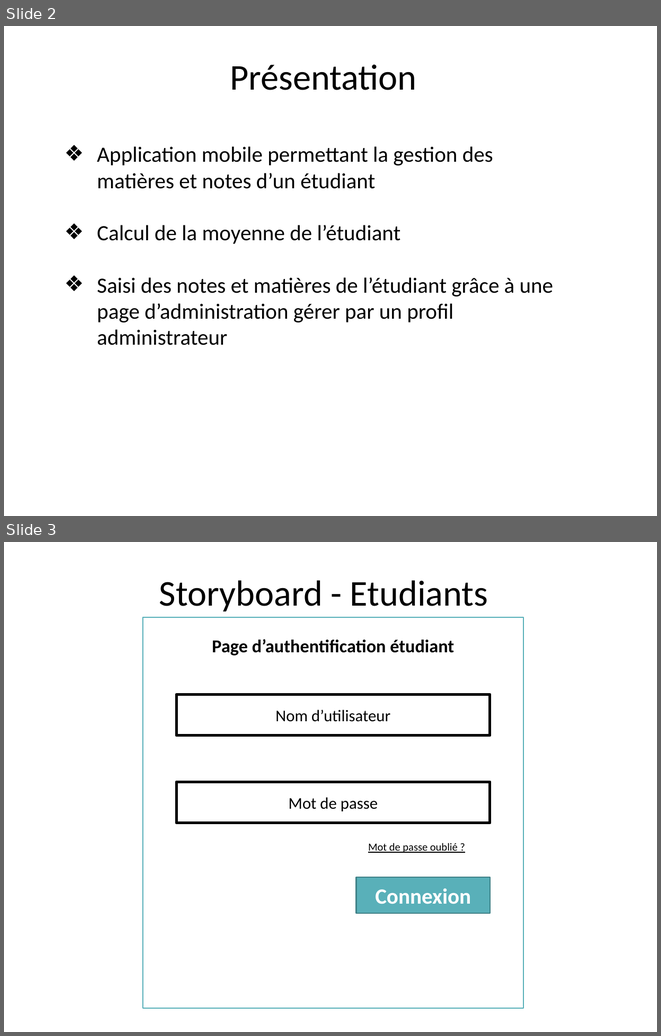
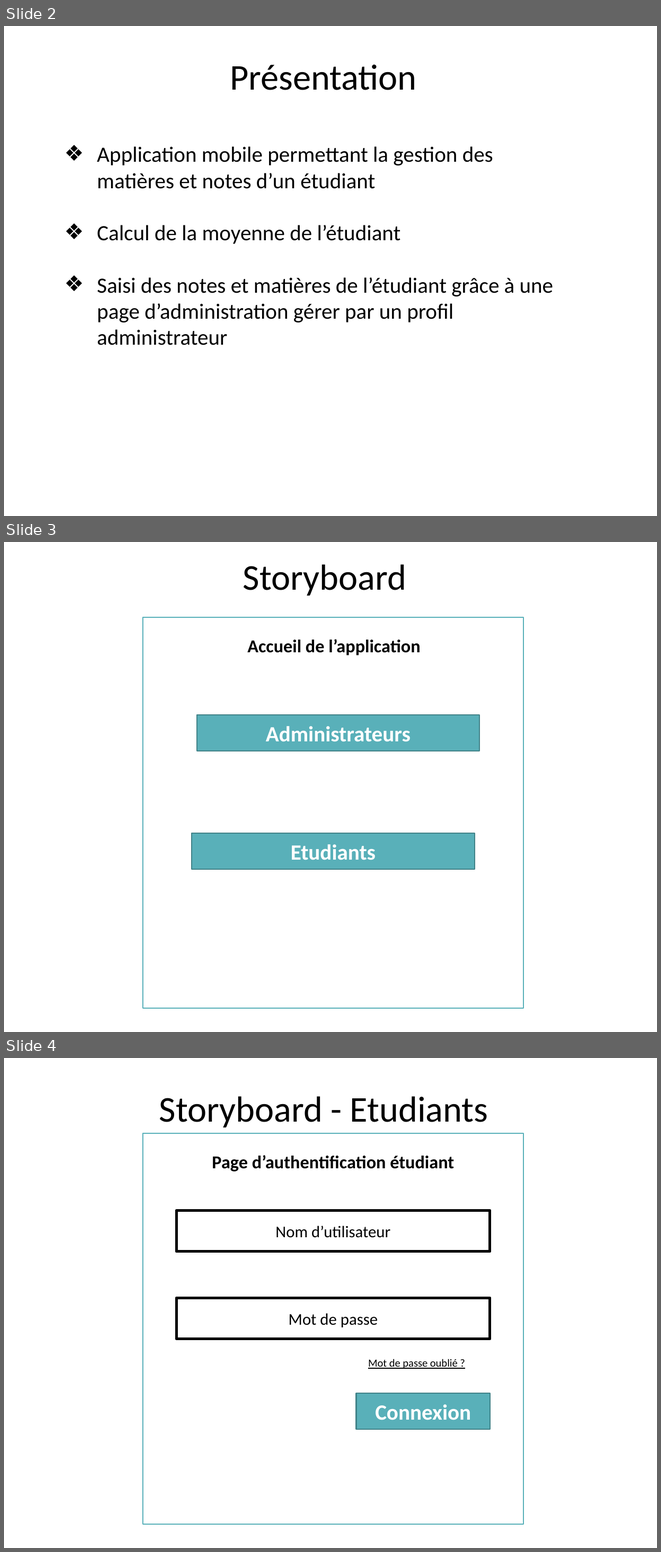
Before and after one commit to Ghostivan/Moyenne, a slide deck: Documents/Ma Moyenne.pptx. Shown one above the other, each under a label of ours: slides 2 and 3 before the commit, slides 2, 3 and 4 after it. The pictures are 661x1036 and 661x1552 pixels, drawn with LibreOffice and Linux fonts; fonts in the diff are those of the drawing; background and template pictures are left out. Boxes give left, top, right and bottom in pixels: in the first picture for what was removed or moved away, otherwise in the second. Text is boxed around its words. In the diff, an @@ line names an element or a change of style, - is before the commit and + after.

```diff
--- a/Documents/Ma Moyenne.pptx
+++ b/Documents/Ma Moyenne.pptx
@@ slide 3 added at [4,542,657,1032], background #FFFFFF @@
@@ text added at [243,564,406,596], 40 pt, text #000000 @@
+Storyboard
@@ rectangle added at [143,617,524,1007], fill #FFFFFF, outline #59B0B9 1.25 pt @@
@@ text added at [247,639,420,655], 20 pt, text #000000, bold @@
+Accueil de l’application
@@ rectangle added at [196,715,479,751], fill #59B0B9, outline #428289 1.25 pt, 24 pt, text #FFFFFF, bold @@
+Administrateurs
@@ rectangle added at [192,833,475,869], fill #59B0B9, outline #428289 1.25 pt, 24 pt, text #FFFFFF, bold @@
+Etudiants
@@ what was slide 3 is now slide 4 @@
```
Also in this commit, not shown: 2 slides changed, 2 other slides added, 1 other file.
